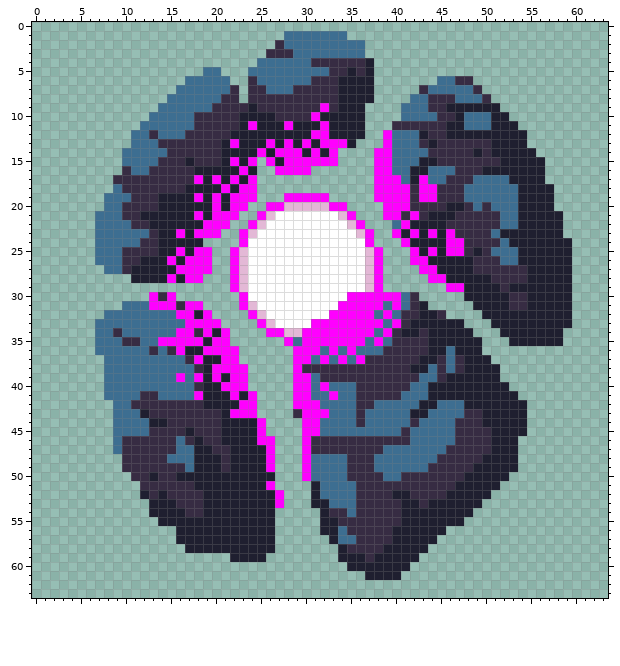
A pixel-art sprite gets an edit: Sprites/Characters/Small_enemy_windup/Small_enemy_windup_Full5.png. That is the earlier state.
The file is 64x64 pixels.
Once edited:
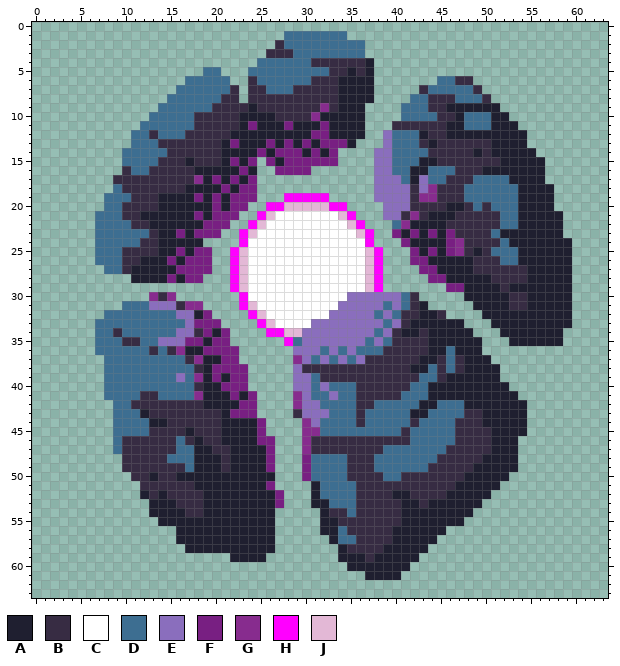
Palette (. is transparent): A #1f1f30  B #372c43  C #ffffff  D #3d6e91  E #8a6ebd  F #781f82  G #872c8e  H #ff00ff  J #e3b8d6
The exact change:
Changed rows in their new state; - is an unchanged pixel.
first column x 13:
 9 -------------------G---------------
10 ------------------G----------------
11 -----------F---F---F---------------
12 ------------------FF------E--------
13 ---------F---F-F-F-FFF----E--------
14 ------------F-FFF-F-F----EE--------
15 ---------F-F-F-FFFFFF----EE--------
16 ----------F---FFFF-------EE--------
17 -----G-F-F-F-------------EEE--E----
18 --------F-FF-------------EEEE-EG---
19 -----F-F-FFF-------------EEEE-GG---
20 -------F-FF---------------EEE------
21 -----F-FFF----------------EE-G-----
22 ------FFF-------------------G------
23 ---F-FFF-------------------F-F-F-F-
24 ----------------------------F----FG
25 ---F-FF----------------------F-F-FG
26 --F-FFF----------------------FF----
27 ---FFFF-----------------------FF---
28 --F-FF-------------------------FF--
29 ---------------------------------FF
30 G-G-------------------EEEEEE-------
31 EEE-GG---------------EEEEE-E-------
32 ---EE-F-------------EEEEE-E--------
33 ----EFFF----------EEEEEEEE-E-------
34 ---EE-F-F--------EEEEEEEE-E--------
35 -EEEFF-FF--------EEEEEEE-E---------
36 ---G--FFFF------EEE-E-E------------
37 -----G--FF------GE-E-E-E-----------
38 -------FFFF-----E------------------
39 ---E-G-F-FF-----EE-----------------
40 --------FFF-----EE-E---------------
41 -----G---F-F----GE--E--------------
42 ----------FF----GEE----------------
43 ---------FFF-----EEE---------------
44 ------------F----GE----------------
45 ------------F----GG----------------
46 ------------FF---G-----------------
47 -------------F---G-----------------
48 -------------F---F-----------------
49 -------------F---F-----------------
50 -----------------F-----------------
51 -------------F---------------------
52 --------------F--------------------
53 --------------F--------------------
Pixel boxes of the changes (left, top, right, bottom) in both pictures:
changed: (149, 103, 464, 508)
